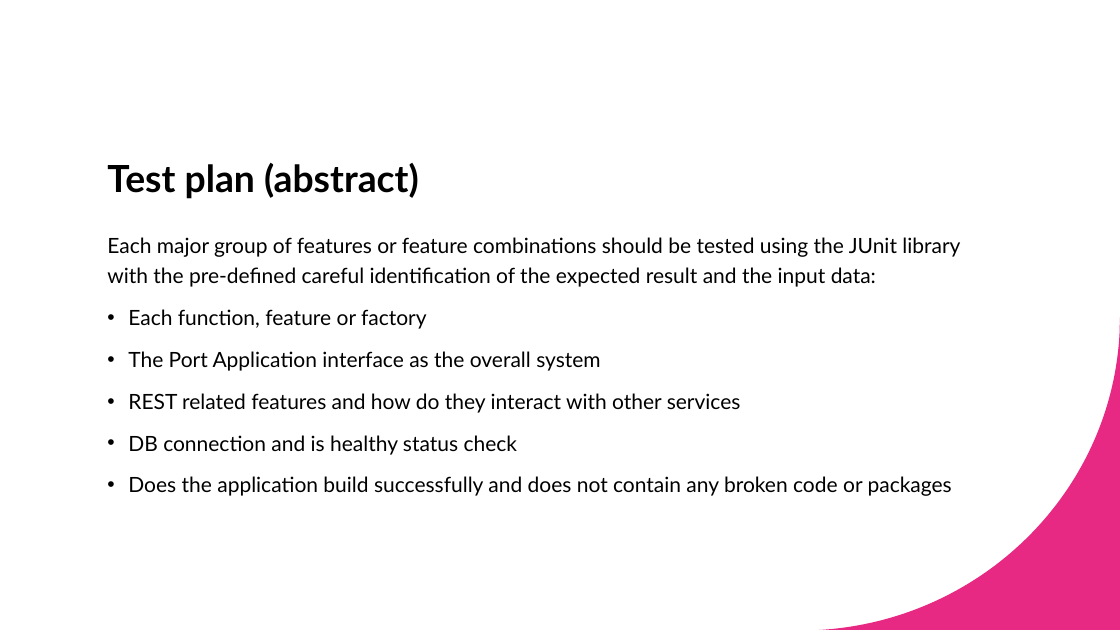
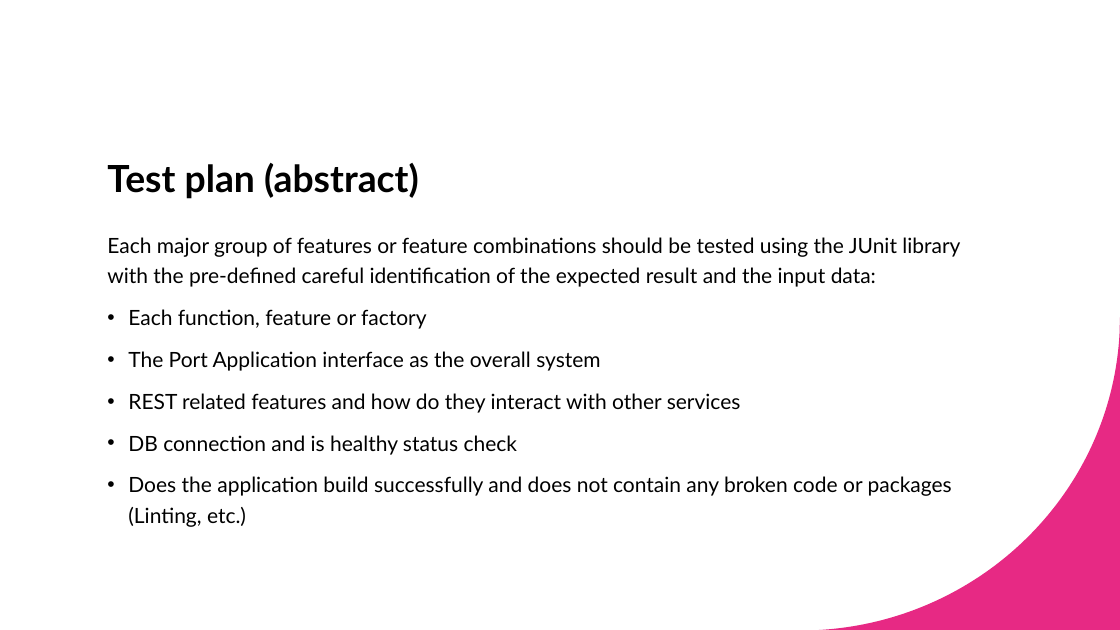
Before and after one commit to navjit80/PortAppA, a slide deck: slide 6 of documentation/Sprint2_PAA.pptx. Drawn at 1120x630 pixels with LibreOffice and Linux fonts; fonts in the diff are those of the drawing. Boxes give left, top, right and bottom in pixels: in the first picture for what was removed or moved away, otherwise in the second. Text is boxed around its words. In the diff, an @@ line names an element or a change of style, - is before the commit and + after.

Commit message:
Updated the presentation feature req

```diff
--- a/documentation/Sprint2_PAA.pptx
+++ b/documentation/Sprint2_PAA.pptx
@@ text at bbox=[128, 476, 952, 527]: text changed @@
-• Does the application build successfully and does not contain any broken code or packages
+• Does the application build successfully and does not contain any broken code or packages (Linting, etc.)
```
Also in this commit, not shown: 1 other slide changed.
